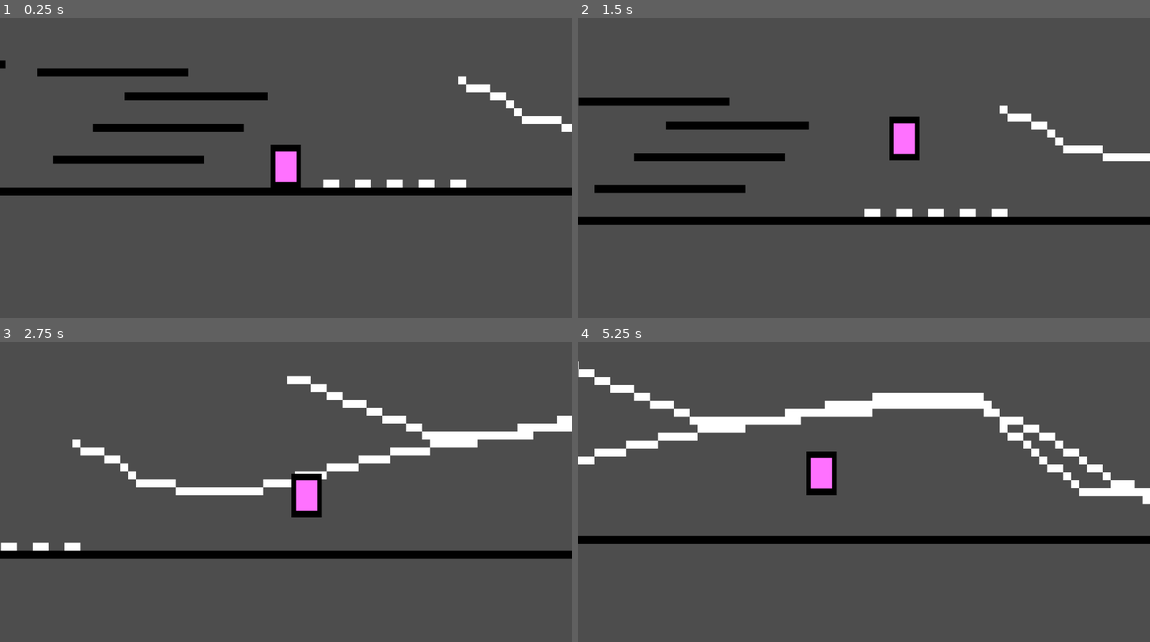
Above: before the commit, frames 1-4 (two rows, left to right).
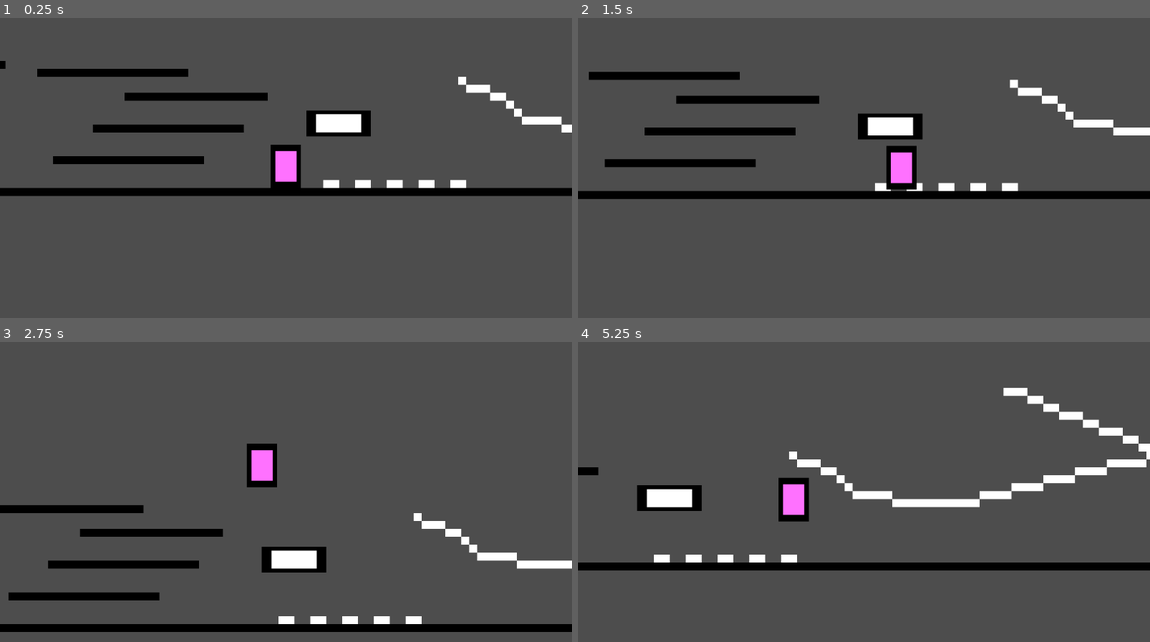
Above: after the commit, the same moments.

Repository: eumppe/MapleStory-Physics
Game: Godot game, scene res://Scenes/test_scene.tscn
The game is run twice, just before and just after one commit, with the same random seed, the same clock (stepped at 60 frames per second) and the same inputs.
Inputs:
- Up to frame 1 (0.25 s): no input
- Up to frame 2 (1.5 s): hold F (jump) 0.53-1.28 s; hold Right (key_right) from 0.53 s (still down); tap F (jump) at 1.35 s
- Up to frame 3 (2.75 s): tap F (jump) at 1.52, 1.82 s; release Right (key_right) at 2.03 s; hold Left (key_left) from 2.03 s (still down); hold F (jump) from 2.03 s (still down)
- Up to frame 4 (5.25 s): release Left (key_left) at 2.78 s; release F (jump) at 2.78 s; hold Right (key_right) 2.78-4.28 s; tap F (jump) at 2.85, 3.02, 3.32, 4.35, 4.52, 4.82 s; hold F (jump) 3.53-4.28 s; hold Left (key_left) 4.28-5.03 s; hold Right (key_right) from 5.03 s (still down); hold F (jump) from 5.03 s (still down)

The runs differ from the first frame. In frame 1, 2.2% of the frame differs, in the area x 0-100%, y 14-60%; in frame 2, 14%; in frame 3, 15%; in frame 4, 16%, in the area x 0-100%, y 6-77%.

Commit message:
refator_code

Diff:
--- /dev/null
+++ b/Scenes/ground.gd
@@ -0,0 +1 @@
+extends StaticBody2D
--- a/Scenes/player.tscn
+++ b/Scenes/player.tscn
@@ -15,7 +15,7 @@
 }]
 
 [sub_resource type="RectangleShape2D" id="RectangleShape2D_cvnsp"]
-size = Vector2(26, 86)
+size = Vector2(46, 88)
 
 [node name="Player" type="CharacterBody2D"]
 collision_layer = 2
--- a/Scenes/test_scene.tscn
+++ b/Scenes/test_scene.tscn
@@ -1,8 +1,9 @@
-[gd_scene load_steps=6 format=4 uid="uid://celk5pppwu2dg"]
+[gd_scene load_steps=8 format=4 uid="uid://celk5pppwu2dg"]
 
 [ext_resource type="PackedScene" uid="uid://d4itgiv7b081u" path="res://Scenes/player.tscn" id="1_3dogw"]
 [ext_resource type="PhysicsMaterial" uid="uid://bla380g1qttby" path="res://PhysicsMaterial/new_physics_material.tres" id="2_50ct6"]
 [ext_resource type="Texture2D" uid="uid://g2axgoklwhv6" path="res://rect2.png" id="2_r5l72"]
+[ext_resource type="Script" uid="uid://usmhqkxtwym4" path="res://Scenes/ground.gd" id="4_hb2xm"]
 
 [sub_resource type="TileSetAtlasSource" id="TileSetAtlasSource_50ct6"]
 texture = ExtResource("2_r5l72")
@@ -78,6 +79,9 @@
 physics_layer_0/physics_material = ExtResource("2_50ct6")
 sources/2 = SubResource("TileSetAtlasSource_50ct6")
 
+[sub_resource type="RectangleShape2D" id="RectangleShape2D_50ct6"]
+size = Vector2(130.00002, 129.99947)
+
 [node name="TestScene" type="Node2D"]
 
 [node name="Player" parent="." instance=ExtResource("1_3dogw")]
@@ -90,3 +94,19 @@
 position = Vector2(27, 0)
 tile_map_data = PackedByteArray("AADs/wUAAgAAAAAAAADt/wUAAgAAAAAAAADu/wUAAgAAAAAAAADv/wUAAgAAAAAAAADw/wUAAgAAAAAAAADx/w …(21296 unchanged characters)…
 tile_set = SubResource("TileSet_hb2xm")
+
+[node name="Node" type="Node" parent="."]
+
+[node name="StaticBody2D" type="StaticBody2D" parent="Node"]
+position = Vector2(106, -50)
+scale = Vector2(1, 0.4000017)
+collision_mask = 3
+script = ExtResource("4_hb2xm")
+
+[node name="CollisionShape2D" type="CollisionShape2D" parent="Node/StaticBody2D"]
+position = Vector2(-1.5258789e-05, -1.1444092e-05)
+scale = Vector2(0.9999998, 0.9999998)
+shape = SubResource("RectangleShape2D_50ct6")
+
+[node name="Sprite2D" type="Sprite2D" parent="Node/StaticBody2D"]
+texture = ExtResource("2_r5l72")
--- a/Scripts/player.gd
+++ b/Scripts/player.gd
@@ -29,18 +29,31 @@
 			return 0
 		return max(linear_velocity+accel,-max_velocity) - linear_velocity
 
+func air_jump():
+	var dj_speed=SPEED+500
+	var dj_acc=SPEED+500
+	var dj_up_speed=500
+	var dj_up_acc=500
+	if air_jump_count<max_air_jump:
+		air_jump_count+=1
+		velocity.x += clamp_accel(velocity.x, dj_acc*face, dj_speed)
+		velocity.y += clamp_accel(velocity.y, -dj_up_acc, dj_up_speed)
+
+func up_jump():
+	if air_jump_count<max_air_jump and up_jump_count<max_up_jump:
+		air_jump_count+=1
+		up_jump_count +=1
+		velocity.y += clamp_accel(velocity.y, -1200, 1200)
 
 var face = 1
-var djc = 0
-var maxdj = 2
-var ujc = 0
-var maxuj = 1
+var air_jump_count = 0
+var max_air_jump = 2
+var up_jump_count = 0
+var max_up_jump = 1
 func _physics_process(delta: float) -> void:
 	var direction := Input.get_axis("key_left", "key_right")
 	if direction:
 			face = direction
-
-	if direction:
 			velocity.x += clamp_accel(velocity.x, direction * MOVE_ACCEL * get_friction() * delta, SPEED)
 	else:
 		if abs(velocity.x)>0:
@@ -51,14 +64,19 @@
 
 	# Add the gravity.
 	if is_on_floor():
-		djc=0
-		ujc=0
+		air_jump_count=0
+		up_jump_count=0
 		# Handle jump.
 		if Input.is_action_pressed("jump"):
-			velocity.y = JUMP_VELOCITY
-			if direction:
-				if sign(velocity.x)!=sign(direction):
-					velocity.x += direction * SPEED * get_friction()
+			if Input.is_action_pressed("key_down"):
+				# ground_scanner.get_collider().
+				pass
+			else:
+				velocity.y += JUMP_VELOCITY
+
+				if direction:
+					if sign(velocity.x)!=sign(direction):
+						velocity.x += direction * SPEED * get_friction()
 
 		# Default Friction
 
@@ -72,18 +90,10 @@
 	else:
 
 
-		if djc<maxdj and Input.is_action_just_pressed("jump"):
-			djc+=1
-			if ujc<maxuj and Input.is_action_pressed("key_up"):
-				ujc +=1
-				velocity.y += clamp_accel(velocity.y, -1200, 1200)
+		if Input.is_action_just_pressed("jump"):
+			if Input.is_action_pressed("key_up"):
+				up_jump()
 			else:
-				var dj_speed=SPEED+500
-				var dj_acc=SPEED+500
-				var dj_up_speed=500
-				var dj_up_acc=500
-				velocity.x += clamp_accel(velocity.x, dj_acc*face, dj_speed)
-				velocity.y += clamp_accel(velocity.y, -dj_up_acc, dj_up_speed)
+				air_jump()
 		velocity += GRAVITY * delta * Vector2.DOWN
-	print(velocity.x)
 	move_and_slide()
Not shown, added: Scenes/ground.gd.uid
